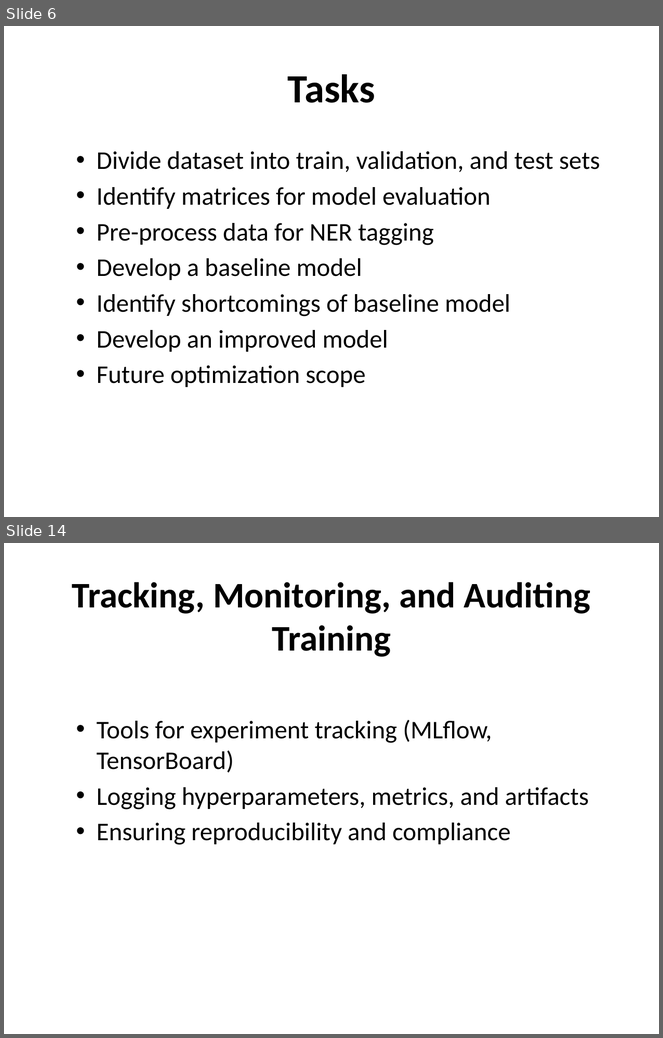
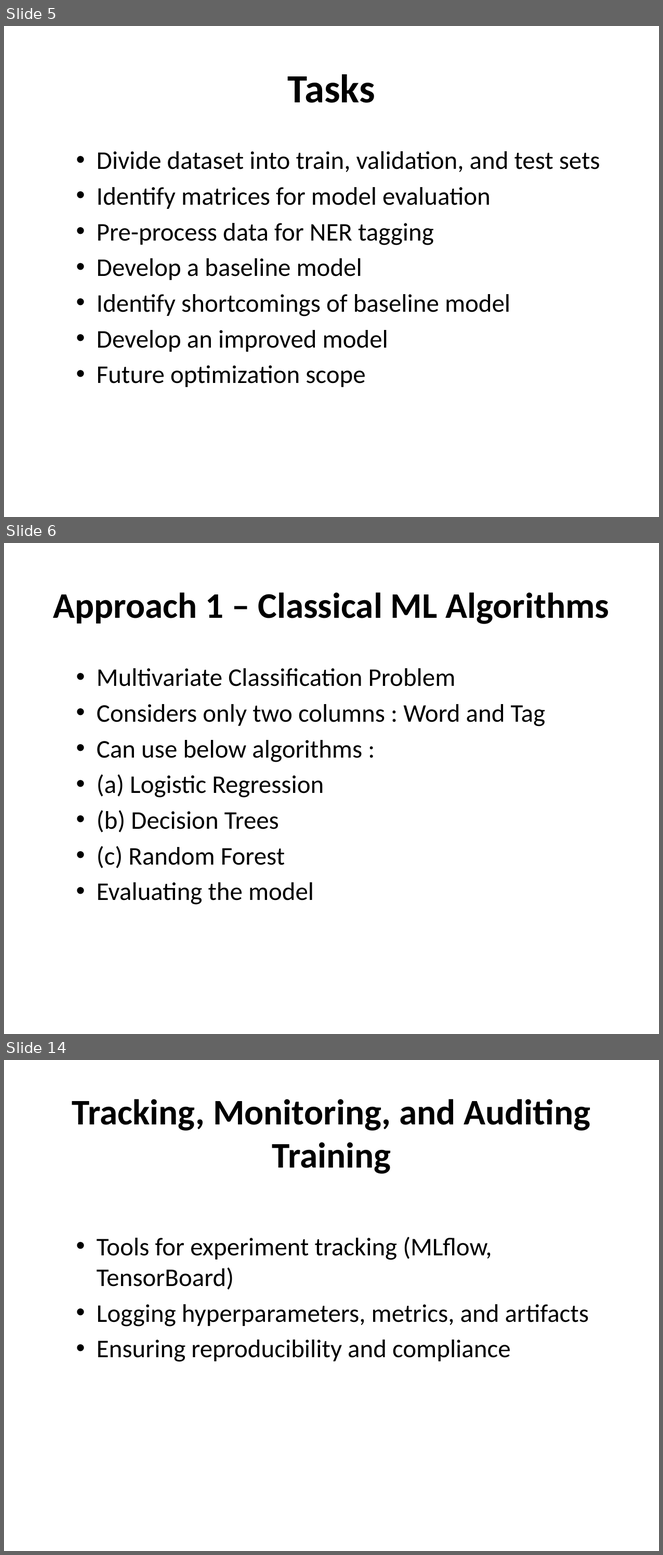
Before and after one commit to rahulbhoyar1995/NER-Case-Study, a slide deck: ner_presentation.pptx. Shown one above the other, each under a label of ours: slides 6 and 14 before the commit, slides 5, 6 and 14 after it; the slides between them are not shown. The pictures are 663x1038 and 663x1555 pixels, drawn with LibreOffice and Linux fonts; fonts in the diff are those of the drawing. Boxes give left, top, right and bottom in pixels: in the first picture for what was removed or moved away, otherwise in the second. Text is boxed around its words. In the diff, an @@ line names an element or a change of style, - is before the commit and + after.

```diff
--- a/ner_presentation.pptx
+++ b/ner_presentation.pptx
@@ slide 6 added at (4, 543, 659, 1034), background #FFFFFF @@
@@ title added at (53, 592, 609, 624), 39.6 pt, text #000000, bold @@
+Approach 1 – Classical ML Algorithms
@@ text added at (97, 668, 546, 905), 28 pt, text #000000 @@
+  • Multivariate Classification Problem
+  • Considers only two columns : Word and Tag
+  • Can use below algorithms :
+  • (a) Logistic Regression
+  • (b) Decision Trees
+  • (c) Random Forest
+  • Evaluating the model
@@ what was slide 6 is now slide 5 @@
```
Also in this commit, not shown: 3 slides changed, 8 other slides added, 7 slides removed.
